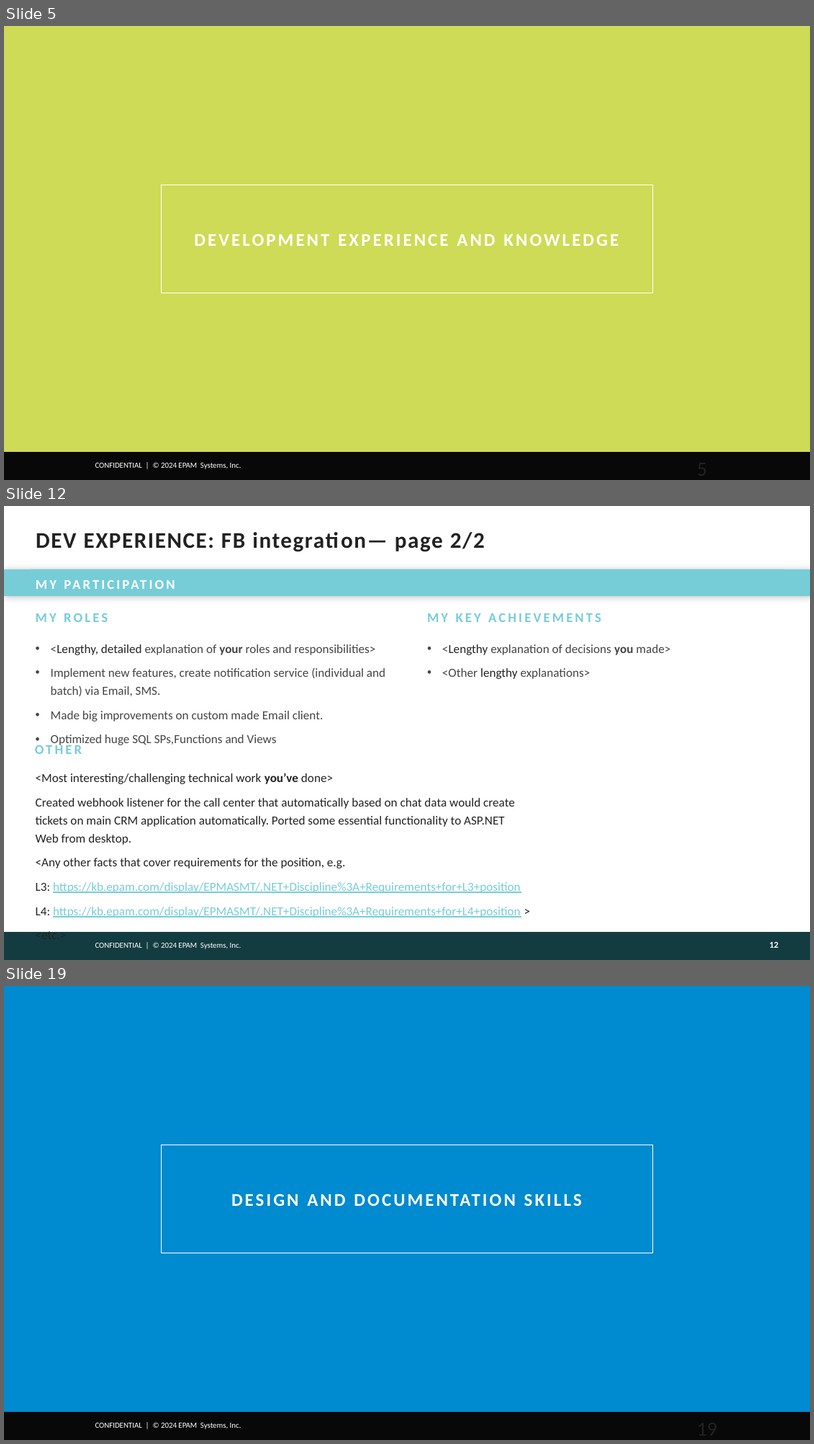
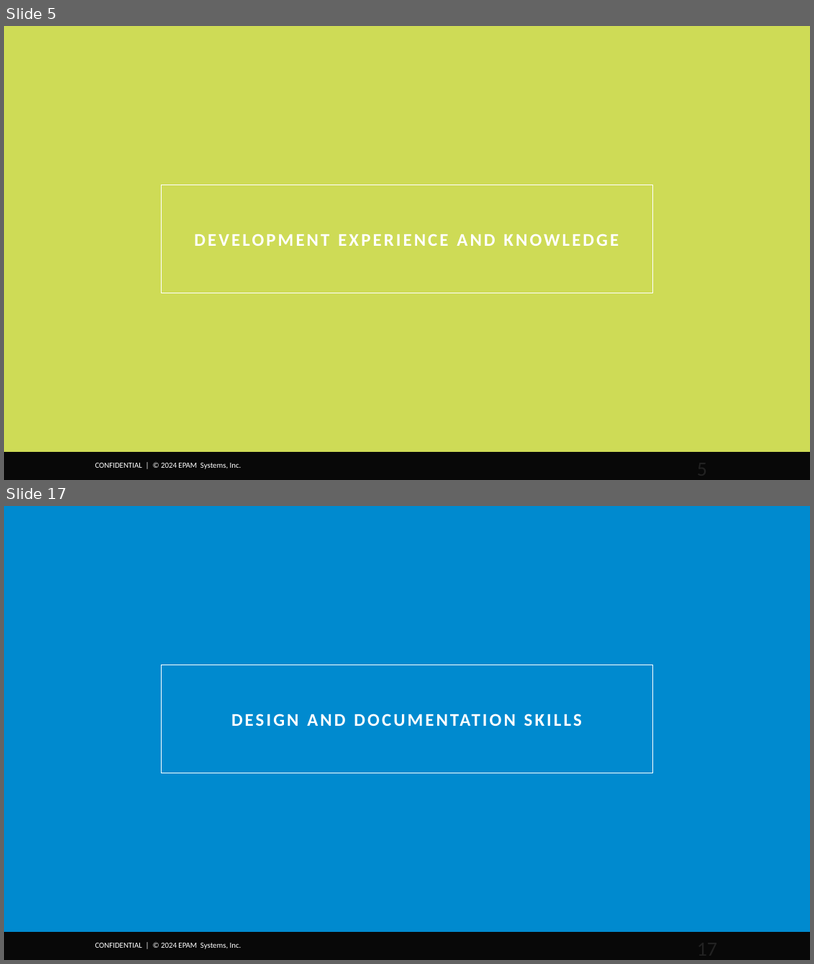
Before and after one commit to victoravt/Papers, a slide deck: Assessment Epam A2-A3/presentation-template.pptx. Shown one above the other, each under a label of ours: slides 5, 12 and 19 before the commit, slides 5 and 17 after it; the slides between them are not shown. The pictures are 814x1444 and 814x964 pixels, drawn with LibreOffice and Linux fonts; fonts in the diff are those of the drawing; background and template pictures are left out. Boxes give left, top, right and bottom in pixels: in the first picture for what was removed or moved away, otherwise in the second. Text is boxed around its words. In the diff, an @@ line names an element or a change of style, - is before the commit and + after.

```diff
--- a/Assessment Epam A2-A3/presentation-template.pptx
+++ b/Assessment Epam A2-A3/presentation-template.pptx
@@ slide 12 removed at (4, 506, 810, 960), background #FFFFFF; not listed: 1 template element that a slide beside it also shows @@
@@ title removed at (36, 532, 485, 552) @@
-DEV EXPERIENCE: FB integration— page 2/2
@@ rectangle removed at (4, 569, 810, 595) @@
-MY PARTICIPATION
@@ line removed from (30, 569) to (784, 569) @@
@@ text removed at (36, 613, 108, 622) @@
-MY ROLES
@@ text removed at (427, 613, 602, 622) @@
-MY KEY ACHIEVEMENTS
@@ text removed at (51, 644, 386, 747) @@
-• <Lengthy, detailed explanation of your roles and responsibilities>
-• Implement new features, create notification service (individual and batch) via Email, SMS.
-• Made big improvements on custom made Email client.
-• Optimized huge SQL SPs,Functions and Views
@@ text removed at (442, 644, 671, 679) @@
-• <Lengthy explanation of decisions you made>
-• <Other lengthy explanations>
@@ text removed at (35, 743, 82, 754) @@
-OTHER
@@ text removed at (36, 772, 520, 917) @@
-<Most interesting/challenging technical work you’ve done>
-Created webhook listener for the call center that automatically based on chat data would create tickets on main CRM application automatically. Ported some essential functionality to ASP.NET Web from desktop.
-<Any other facts that cover requirements for the position, e.g.
-L3: https://kb.epam.com/display/EPMASMT/.NET+Discipline%3A+Requirements+for+L3+position
-L4: https://kb.epam.com/display/EPMASMT/.NET+Discipline%3A+Requirements+for+L4+position >
-<etc.>
@@ rectangle removed at (4, 932, 810, 960) @@
@@ page number removed at (770, 942, 779, 947) @@
-12
@@ what was slide 19 is now slide 17 @@
@@ page number at (689, 932, 810, 960): text changed @@
-19
+17
```
Also in this commit, not shown: 12 slides changed, 1 slide added, 2 other slides removed, 2 other files.
